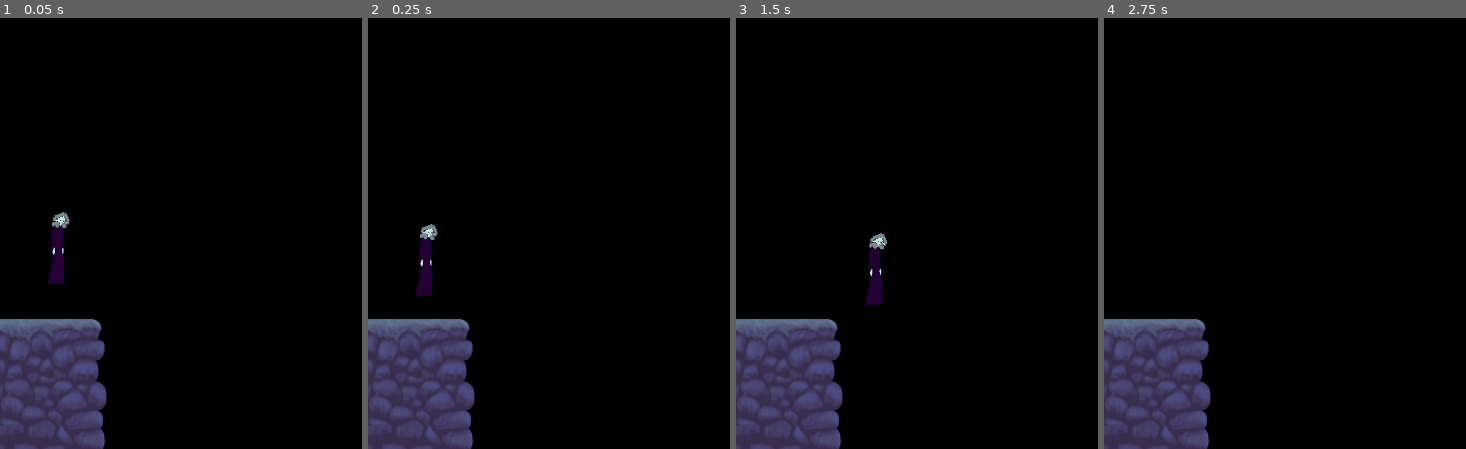
Above: before the commit, frames 1-4 (left to right).
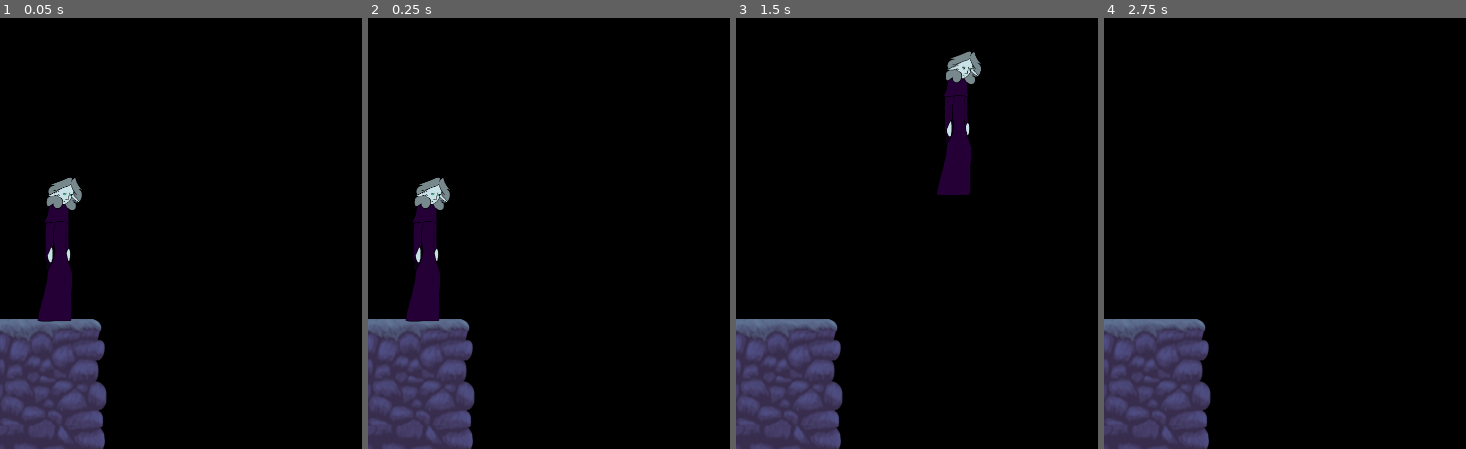
Above: after the commit, the same moments.

Repository: paigeweber13/19
Game: Godot game, scene res://levels/dev2.tscn
Same seed, same stepped clock (60 frames per second), same inputs: the game is played once before the commit and once after it. The project has no main scene, so this scene is started directly.
Inputs:
- Up to frame 1 (0.05 s): no input
- Up to frame 2 (0.25 s): no input
- Up to frame 3 (1.5 s): tap Enter (ui_accept) at 0.5, 0.77 s; hold Right (ui_right) from 0.53 s (still down)
- Up to frame 4 (2.75 s): tap Enter (ui_accept) at 1.52 s; release Right (ui_right) at 2.03 s; hold Left (ui_left) from 2.03 s (still down)

The runs differ from the first frame. In frame 1, 1.9% of the frame differs, in the area x 10-23%, y 36-71%; in frame 2, 1.9%; in frame 3, 2.9%, in the area x 35-68%, y 7-67%; in frame 4, nothing differs.

Commit message:
changed scale and speed

Diff:
--- a/player.gd
+++ b/player.gd
@@ -1,10 +1,10 @@
 extends KinematicBody2D
 
-const GRAVITY_VEC = Vector2(0, 900)
+const GRAVITY_VEC = Vector2(0, 1600)
 const FLOOR_NORMAL = Vector2(0, -1)
 const SLOPE_SLIDE_STOP = 25.0
-const WALK_SPEED = 250 # pixels/sec
-const JUMP_SPEED = 480
+const WALK_SPEED = 500 # pixels/sec
+const JUMP_SPEED = 1100
 const SIDING_CHANGE_SPEED = 10
 const SHOOT_TIME_SHOW_WEAPON = 0.2
 
--- a/player.tscn
+++ b/player.tscn
@@ -27,7 +27,7 @@
 height = 446.636
 
 [node name="player" type="KinematicBody2D"]
-scale = Vector2( 0.3, 0.3 )
+scale = Vector2( 0.6, 0.6 )
 script = ExtResource( 1 )
 
 [node name="AnimatedSprite" type="AnimatedSprite" parent="."]
